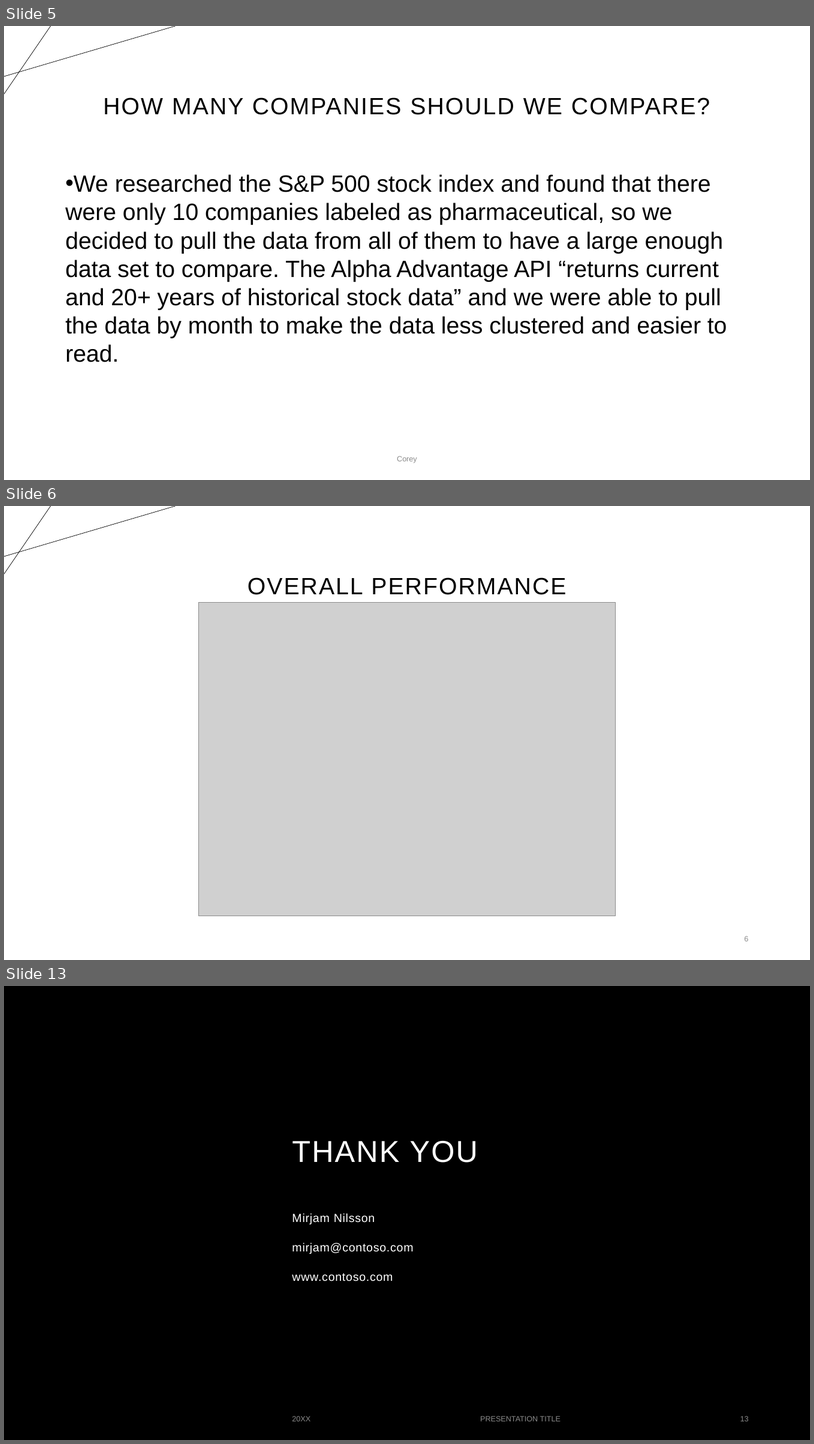
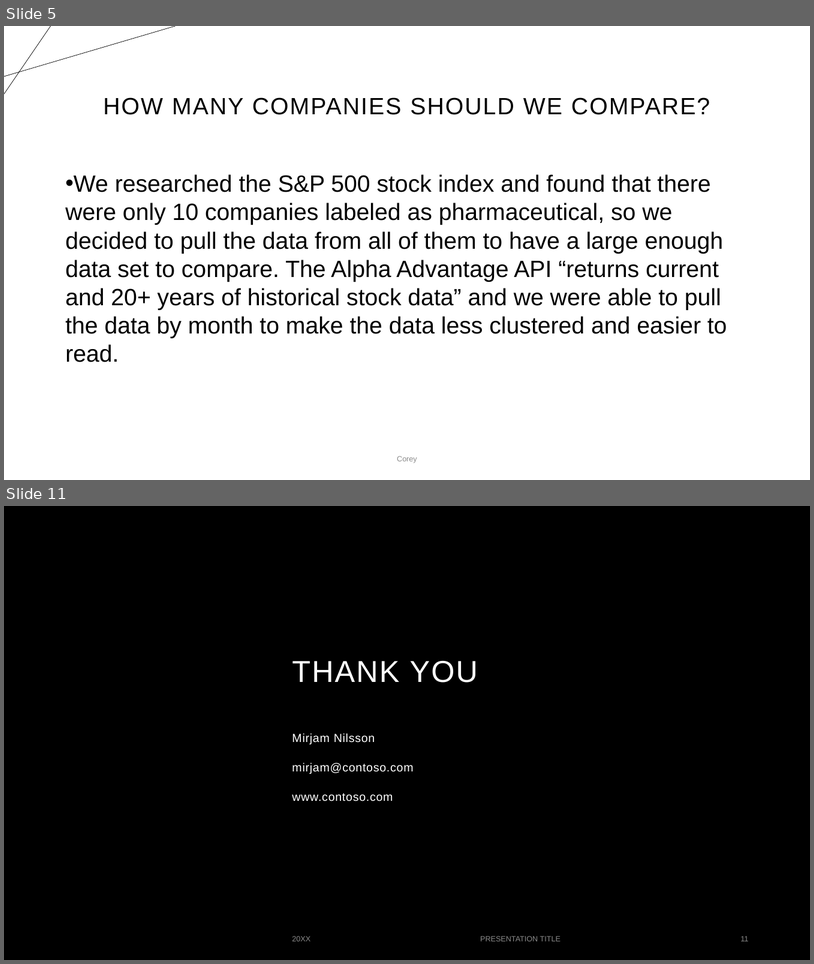
Before and after one commit to proctorsjackson/group_3_project_1, a slide deck: Powerpoint_Final.pptx. Shown one above the other, each under a label of ours: slides 5, 6 and 13 before the commit, slides 5 and 11 after it; the slides between them are not shown. The pictures are 814x1444 and 814x964 pixels, drawn with LibreOffice and Linux fonts; fonts in the diff are those of the drawing; grey boxes stand for pictures; background and template pictures are left out. Boxes give left, top, right and bottom in pixels: in the first picture for what was removed or moved away, otherwise in the second. Text is boxed around its words. In the diff, an @@ line names an element or a change of style, - is before the commit and + after.

```diff
--- a/Powerpoint_Final.pptx
+++ b/Powerpoint_Final.pptx
@@ slide 6 removed at [4,506,810,960], background #FFFFFF; not listed: 2 template elements that a slide beside it also shows @@
@@ title removed at [248,577,566,595] @@
-OVERALL PERFORMANCE
@@ picture removed at [199,603,616,916] @@
@@ page number removed at [744,936,749,941] @@
-6
@@ what was slide 13 is now slide 11 @@
@@ page number at [741,936,749,941]: text changed @@
-13
+11
```
Also in this commit, not shown: 4 slides changed, 1 slide added, 2 other slides removed.
